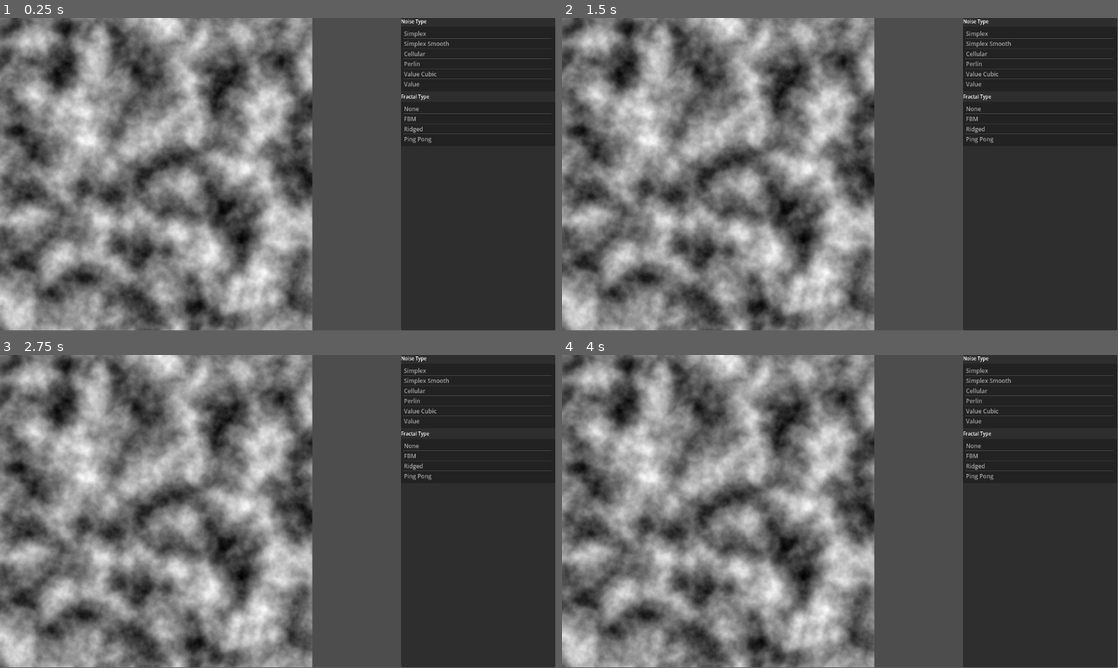
Above: before the commit, frames 1-4 (two rows, left to right).
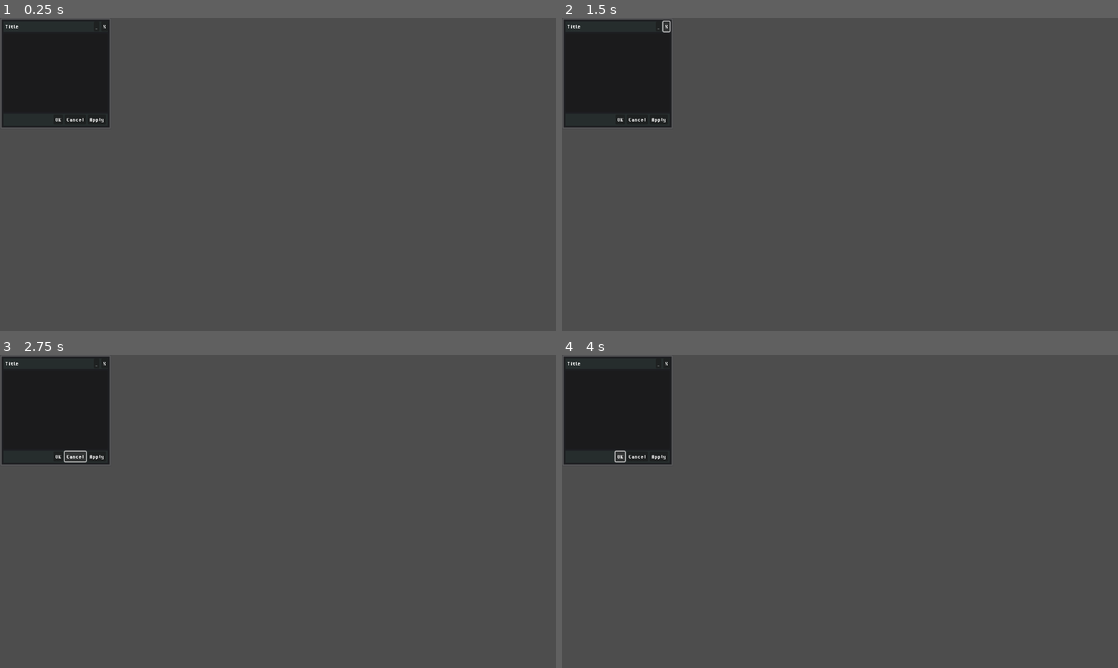
Above: after the commit, the same moments.

Repository: crazeejeeves/godot-experiments
Game: Godot game, scene res://ui_components/ui_test.tscn
Same seed, same stepped clock (60 frames per second), same inputs: the game is played once before the commit and once after it. Before the commit the project starts from res://noise_generation/noise_generation.tscn.
Inputs (mouse positions are in pixels of both pictures, inside the frame that each line leads up to):
- Up to frame 1 (0.25 s): no input
- Up to frame 2 (1.5 s): click (656, 27) at 0.5 s, where only the run after the commit has a clickable "_"; click (667, 27) at 1.25 s, where only the run after the commit has a clickable "X"
- Up to frame 3 (2.75 s): click (77, 455) at 2 s, where only the run after the commit has a clickable "Cancel"
- Up to frame 4 (4 s): click (656, 455) at 2.75 s, where only the run after the commit has a clickable "Apply"; click (617, 455) at 3.5 s, where only the run after the commit has a clickable "OK"
In our replay, the window is 799x449 before the commit and 800x450 after it. These sizes can differ from the game's own. Grey fills any space a smaller window leaves; there, only what the larger window draws over its background counts as a difference.

The runs differ from the first frame. In frame 1, 69% of the frame differs, in the area x 0-100%, y 0-100%; in frame 2, 69%; in frame 3, 69%; in frame 4, 69%.

Commit message:
Added base dialog scene (no scripts)

Diff:
--- /dev/null
+++ b/assets/theme_experimental.tres
@@ -0,0 +1,7 @@
+[gd_resource type="Theme" load_steps=2 format=3 uid="uid://ckiub1d61j00q"]
+
+[ext_resource type="FontFile" uid="uid://q6da8jgy2bi8" path="res://assets/PixelOperatorHB.ttf" id="2_weedf"]
+
+[resource]
+default_font = ExtResource("2_weedf")
+default_font_size = 14
--- a/project.godot
+++ b/project.godot
@@ -11,6 +11,11 @@
 [application]
 
 config/name="Godot-experiments"
-run/main_scene="res://noise_generation/noise_generation.tscn"
+run/main_scene="res://ui_components/ui_test.tscn"
 config/features=PackedStringArray("4.0", "Forward Plus")
 config/icon="res://icon.svg"
+
+[display]
+
+window/size/viewport_width=1280
+window/size/viewport_height=720
--- /dev/null
+++ b/ui_components/components/base_dialog.tscn
@@ -0,0 +1,110 @@
+[gd_scene load_steps=3 format=3 uid="uid://l2imaovngp4o"]
+
+[ext_resource type="Theme" uid="uid://ckiub1d61j00q" path="res://assets/theme_experimental.tres" id="1_f2nq2"]
+[ext_resource type="Texture2D" uid="uid://bnfkql06x4ukn" path="res://ui_components/ui-protoype.png" id="2_av0fp"]
+
+[node name="dialog_bg" type="NinePatchRect"]
+custom_minimum_size = Vector2(0, 120)
+offset_right = 256.0
+offset_bottom = 256.0
+theme = ExtResource("1_f2nq2")
+texture = ExtResource("2_av0fp")
+region_rect = Rect2(-0.211121, 0.0343952, 64.0951, 64.4221)
+patch_margin_left = 59
+patch_margin_top = 5
+patch_margin_right = 59
+patch_margin_bottom = 5
+axis_stretch_horizontal = 1
+axis_stretch_vertical = 1
+
+[node name="window_margins" type="MarginContainer" parent="."]
+layout_mode = 1
+anchors_preset = 15
+anchor_right = 1.0
+anchor_bottom = 1.0
+grow_horizontal = 2
+grow_vertical = 2
+theme_override_constants/margin_left = 8
+theme_override_constants/margin_top = 8
+theme_override_constants/margin_right = 8
+theme_override_constants/margin_bottom = 8
+
+[node name="window_body" type="VBoxContainer" parent="window_margins"]
+layout_mode = 2
+
+[node name="header" type="ColorRect" parent="window_margins/window_body"]
+custom_minimum_size = Vector2(0, 24)
+layout_mode = 2
+color = Color(0.14902, 0.176471, 0.176471, 1)
+
+[node name="header_margins" type="MarginContainer" parent="window_margins/window_body/header"]
+layout_mode = 1
+anchors_preset = 15
+anchor_right = 1.0
+anchor_bottom = 1.0
+grow_horizontal = 2
+grow_vertical = 2
+size_flags_horizontal = 3
+theme_override_constants/margin_left = 4
+
+[node name="header_container" type="HBoxContainer" parent="window_margins/window_body/header/header_margins"]
+layout_mode = 2
+size_flags_vertical = 0
+
+[node name="title" type="Label" parent="window_margins/window_body/header/header_margins/header_container"]
+layout_mode = 2
+size_flags_horizontal = 2
+size_flags_vertical = 1
+text = "Title"
+vertical_alignment = 1
+
+[node name="collapse" type="Button" parent="window_margins/window_body/header/header_margins/header_container"]
+layout_mode = 2
+size_flags_horizontal = 8
+size_flags_vertical = 4
+text = "_"
+
+[node name="close" type="Button" parent="window_margins/window_body/header/header_margins/header_container"]
+layout_mode = 2
+size_flags_horizontal = 8
+size_flags_vertical = 4
+text = "X"
+
+[node name="content" type="PanelContainer" parent="window_margins/window_body"]
+custom_minimum_size = Vector2(0, 50)
+layout_mode = 2
+size_flags_vertical = 3
+
+[node name="footer" type="ColorRect" parent="window_margins/window_body"]
+custom_minimum_size = Vector2(0, 28)
+layout_mode = 2
+color = Color(0.14902, 0.176471, 0.176471, 1)
+
+[node name="footer_margins" type="MarginContainer" parent="window_margins/window_body/footer"]
+layout_mode = 1
+anchors_preset = 15
+anchor_right = 1.0
+anchor_bottom = 1.0
+grow_horizontal = 2
+grow_vertical = 2
+theme_override_constants/margin_left = 4
+theme_override_constants/margin_top = 2
+theme_override_constants/margin_right = 4
+theme_override_constants/margin_bottom = 2
+
+[node name="footer_container" type="HBoxContainer" parent="window_margins/window_body/footer/footer_margins"]
+layout_mode = 2
+size_flags_horizontal = 8
+size_flags_vertical = 4
+
+[node name="ok" type="Button" parent="window_margins/window_body/footer/footer_margins/footer_container"]
+layout_mode = 2
+text = "OK"
+
+[node name="cancel" type="Button" parent="window_margins/window_body/footer/footer_margins/footer_container"]
+layout_mode = 2
+text = "Cancel"
+
+[node name="apply" type="Button" parent="window_margins/window_body/footer/footer_margins/footer_container"]
+layout_mode = 2
+text = "Apply"
--- /dev/null
+++ b/ui_components/ui_test.tscn
@@ -0,0 +1,12 @@
+[gd_scene load_steps=2 format=3 uid="uid://pktxac24pusc"]
+
+[ext_resource type="PackedScene" uid="uid://l2imaovngp4o" path="res://ui_components/components/base_dialog.tscn" id="1_21kwy"]
+
+[node name="root" type="Control"]
+layout_mode = 3
+anchors_preset = 0
+offset_right = 40.0
+offset_bottom = 40.0
+
+[node name="dialog" parent="." instance=ExtResource("1_21kwy")]
+layout_mode = 0
Binary file added: assets/PixelOperatorHB.ttf
Not shown, added: assets/PixelOperatorHB.ttf.import
Binary file added: assets/PixelOperatorMonoHB.ttf
Not shown, added: assets/PixelOperatorMonoHB.ttf.import
Binary file added: ui_components/ui-protoype.png
Not shown, added: ui_components/ui-protoype.png.import
